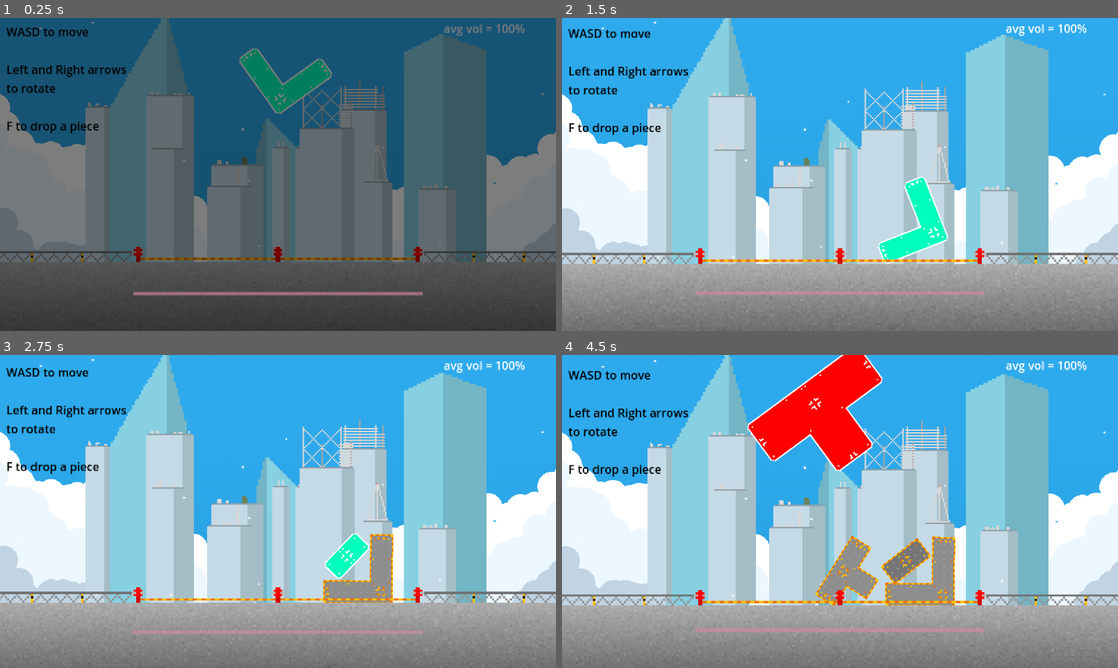
Above: before the commit, frames 1-4 (two rows, left to right).
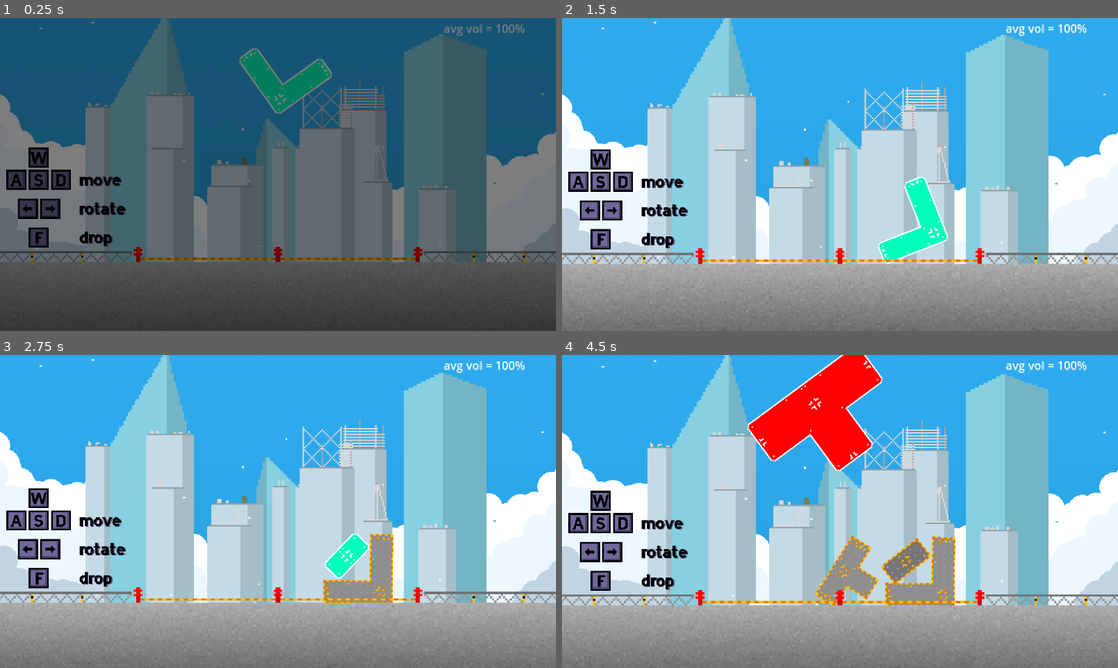
Above: after the commit, the same moments.

Repository: drew-abbo/gmtk_game_jam_game
Game: Godot game, scene res://main.tscn
The game is run twice, just before and just after one commit, with the same random seed, the same clock (stepped at 60 frames per second) and the same inputs.
Inputs:
- Up to frame 1 (0.25 s): no input
- Up to frame 2 (1.5 s): hold D (move_right) 0.53-1.28 s; tap F (drop_piece) at 0.6, 1.35 s; hold S (move_down) from 1.28 s (still down)
- Up to frame 3 (2.75 s): release S (move_down) at 2.03 s; hold D (move_right) from 2.03 s (still down); tap F (drop_piece) at 2.1 s
- Up to frame 4 (4.5 s): release D (move_right) at 2.78 s; hold W (move_up) 2.78-3.53 s; tap F (drop_piece) at 2.85, 3.6, 4.35 s; hold A (move_left) from 3.53 s (still down)

The runs differ from the first frame. In frame 1, 3.6% of the frame differs, in the area x 1-76%, y 3-89%; in frame 2, 3.7%; in frame 3, 3.7%; in frame 4, 3.9%, in the area x 1-76%, y 5-89%.

Commit message:
GUI improvements

Diff:
--- a/Building/VolumeReporter/volume_reporter.gd
+++ b/Building/VolumeReporter/volume_reporter.gd
@@ -45,7 +45,7 @@
 	average_volume = 100
 
 	# hide the line if we're in the actual game
-	#line.visible = Engine.is_editor_hint()
+	line.visible = Engine.is_editor_hint()
 
 
 func _process(_delta: float) -> void:
--- a/main.tscn
+++ b/main.tscn
@@ -1,8 +1,9 @@
-[gd_scene load_steps=19 format=3 uid="uid://mnmxtuvicw0l"]
+[gd_scene load_steps=20 format=3 uid="uid://mnmxtuvicw0l"]
 
 [ext_resource type="Script" path="res://main.gd" id="1_tqc63"]
 [ext_resource type="Texture2D" uid="uid://cd1k3e27j0f0s" path="res://Assets/Sky 1.png" id="2_s0x10"]
 [ext_resource type="Texture2D" uid="uid://cxmwjk2l2f0nj" path="res://Assets/Ground 2.png" id="3_r8pjw"]
+[ext_resource type="Texture2D" uid="uid://dgmvhntjvaq16" path="res://Assets/controls.png" id="4_bm11c"]
 [ext_resource type="Texture2D" uid="uid://f4sirjkaalrp" path="res://Assets/Cloud 1.png" id="4_cfc7a"]
 [ext_resource type="Texture2D" uid="uid://bd2aa8kdxfm7i" path="res://Assets/Surface Cloud BG 1.png" id="4_ripnh"]
 [ext_resource type="Texture2D" uid="uid://c6ongkmrc0glq" path="res://Assets/Skyline 2.png" id="5_rkvv6"]
@@ -60,18 +61,10 @@
 
 [node name="World" type="Node" parent="."]
 
-[node name="ControlInfo" type="Label" parent="World"]
-offset_left = -375.0
-offset_top = -209.0
-offset_right = -206.0
-offset_bottom = -30.0
-theme_override_colors/font_color = Color(0, 0, 0, 1)
-text = "WASD to move
-
-Left and Right arrows
-to rotate
-
-F to drop a piece"
+[node name="ControlInfo" type="Sprite2D" parent="World"]
+position = Vector2(-293, 32)
+scale = Vector2(0.75, 0.75)
+texture = ExtResource("4_bm11c")
 
 [node name="LeftWall" type="StaticBody2D" parent="World"]
 collision_layer = 2
Binary file added: Assets/controls.png
Not shown, added: Assets/controls.png.import
